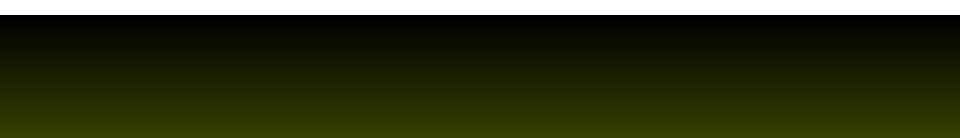
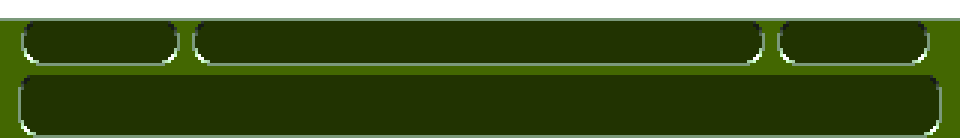
Revision of a layered 960×138 image; what changed, layer by layer:
renamed "green" to "buttom_bg.png", opacity 25% → 100%, painted on it over 0, 18, 960, 138
removed layer "black" over 0, 15, 960, 138
